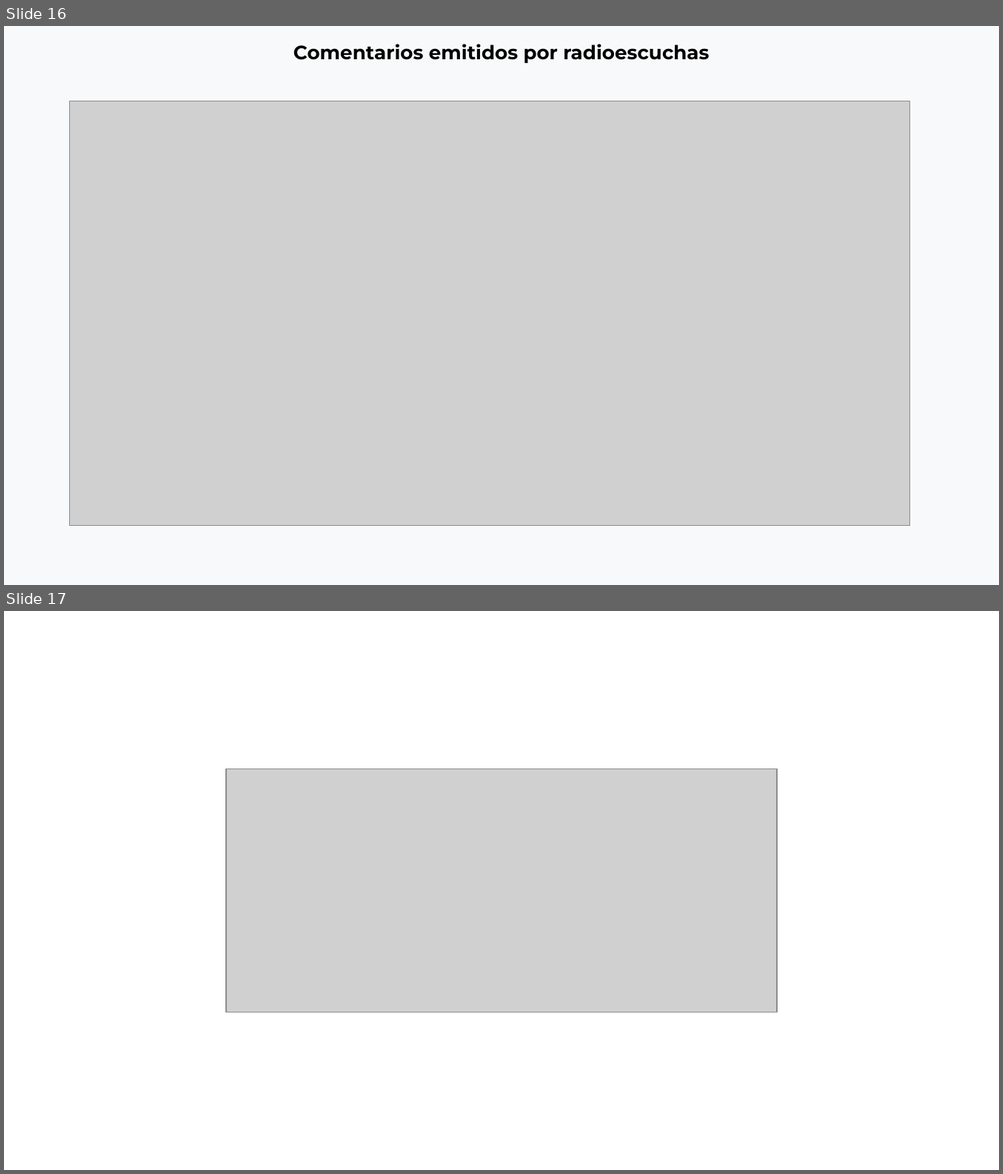
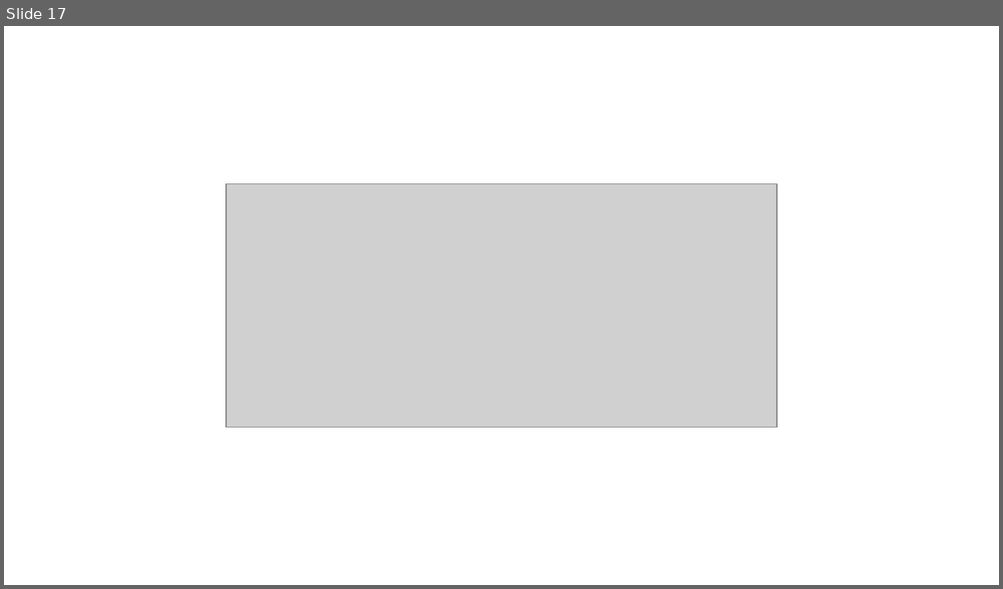
Before and after one commit to thelonious9/Reporteportadas, a slide deck: Reporte 061126.pptx. Shown one above the other, each under a label of ours: slides 16 and 17 before the commit, slide 17 after it. The pictures are 1003x1174 and 1003x589 pixels, drawn with LibreOffice and Linux fonts; fonts in the diff are those of the drawing; grey boxes stand for pictures; background and template pictures are left out. Boxes give left, top, right and bottom in pixels: in the first picture for what was removed or moved away, otherwise in the second. Text is boxed around its words. In the diff, an @@ line names an element or a change of style, - is before the commit and + after.

```diff
--- a/Reporte 061126.pptx
+++ b/Reporte 061126.pptx
@@ slide 16 removed at (4,26,999,585), background #F8F9FA @@
@@ text removed at (293,44,708,63) @@
-Comentarios emitidos por radioescuchas
@@ picture removed at (70,101,910,526) @@
```
Also in this commit, not shown: 10 slides changed, 2 slides added, 1 other slide removed.
